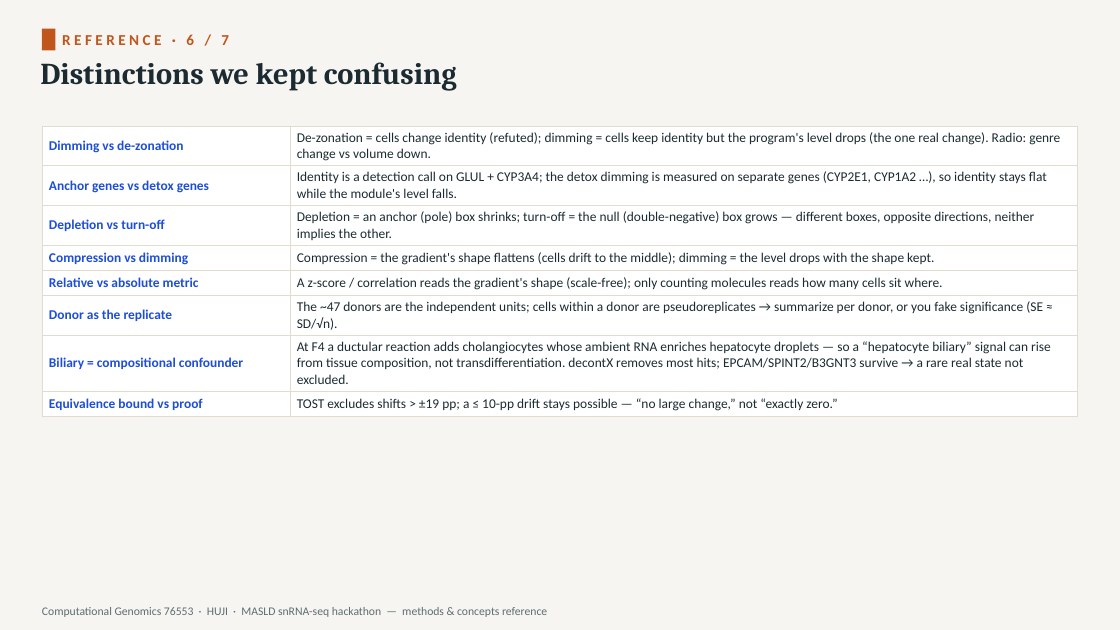
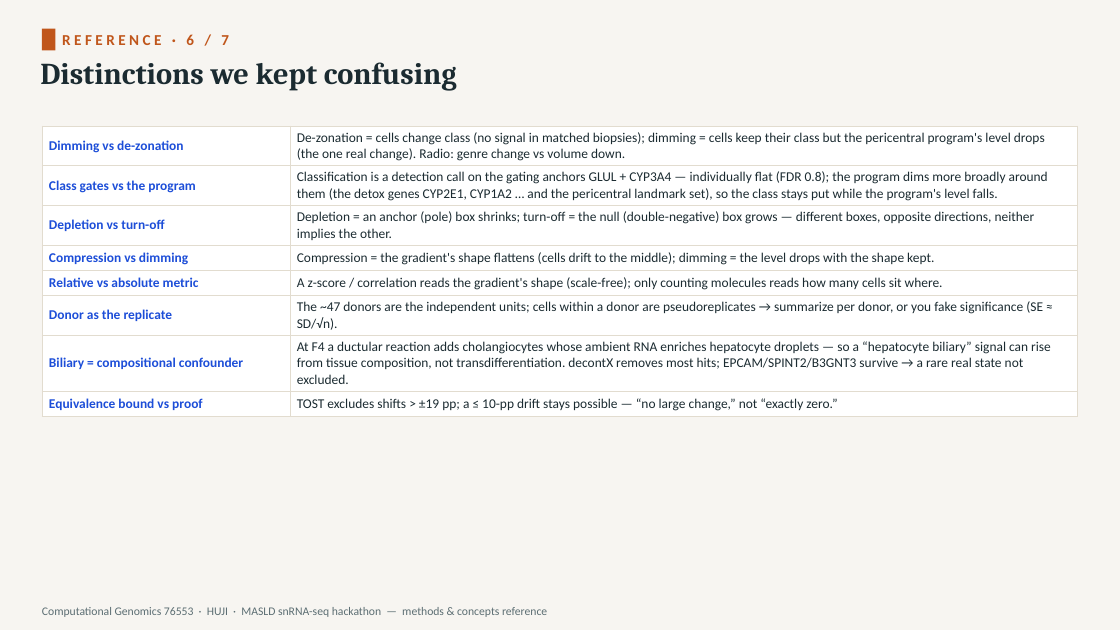
Before and after one commit to roeetekoah/liver-zonation, a slide deck: slide 6 of presentation/build/cheatsheet.pptx. Drawn at 1120x630 pixels with LibreOffice and Linux fonts; fonts in the diff are those of the drawing. Boxes give left, top, right and bottom in pixels: in the first picture for what was removed or moved away, otherwise in the second. Text is boxed around its words. In the diff, an @@ line names an element or a change of style, - is before the commit and + after.

```diff
--- a/presentation/build/cheatsheet.pptx
+++ b/presentation/build/cheatsheet.pptx
@@ table at (42,126,1078,415) @@
-row 1, column 2: De-zonation = cells change identity (refuted); dimming = cells keep identity but the program's level drops (the one real change). Radio: genre change vs volume down.
+row 1, column 2: De-zonation = cells change class (no signal in matched biopsies); dimming = cells keep their class but the pericentral program's level drops (the one real change). Radio: genre change vs volume down.
-row 2, column 1: Anchor genes vs detox genes
+row 2, column 1: Class gates vs the program
-row 2, column 2: Identity is a detection call on GLUL + CYP3A4; the detox dimming is measured on separate genes (CYP2E1, CYP1A2 …), so identity stays flat while the module's level falls.
+row 2, column 2: Classification is a detection call on the gating anchors GLUL + CYP3A4 — individually flat (FDR 0.8); the program dims more broadly around them (the detox genes CYP2E1, CYP1A2 … and the pericentral landmark set), so the class stays put while the program's level falls.
```
Also in this commit, not shown: 20 other files.
